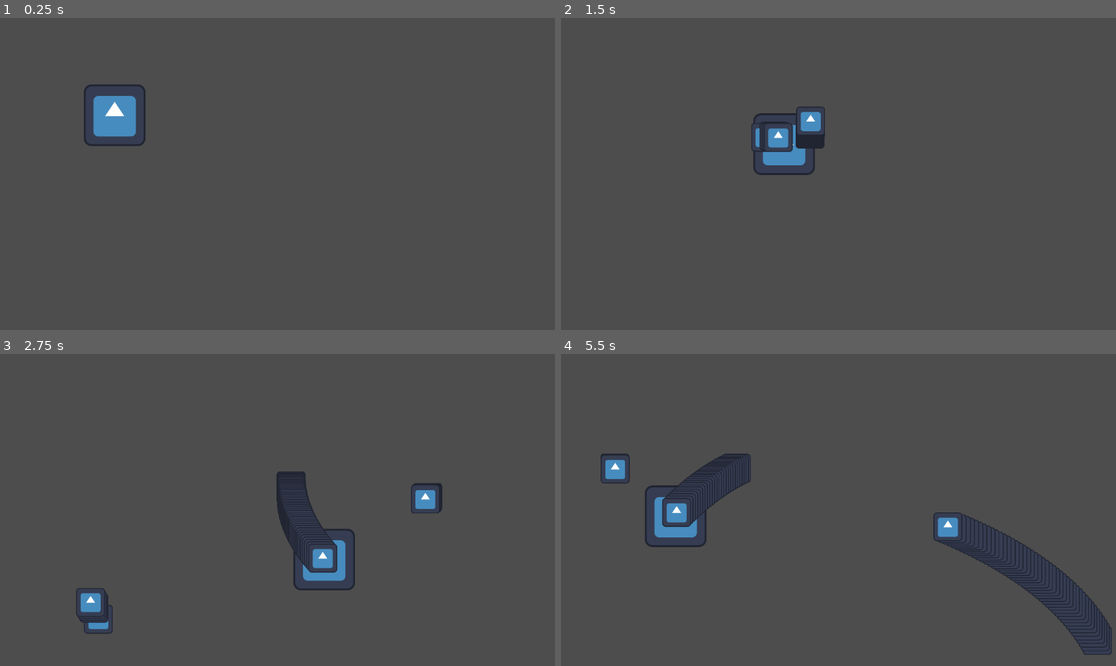
Above: before the commit, frames 1-4 (two rows, left to right).
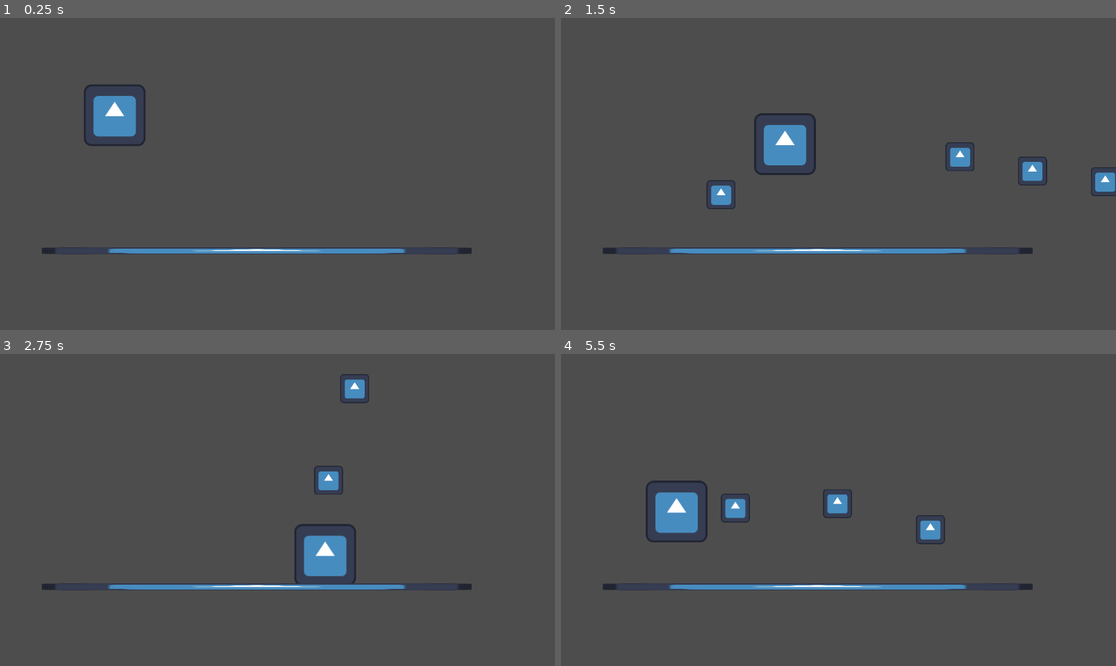
Above: after the commit, the same moments.

Repository: joseph-tighe/ricochet
Game: Godot game, scene res://node_2d.tscn
Same seed, same stepped clock (60 frames per second), same inputs: the game is played once before the commit and once after it. The engine's default icon, where the game draws it, is replaced by a stand-in: a white triangle on a blue panel in a dark square.
Inputs (mouse positions are in pixels of both pictures, inside the frame that each line leads up to):
- Up to frame 1 (0.25 s): no input
- Up to frame 2 (1.5 s): tap Enter at 0.5 s; move the mouse to (960, 158) at 0.52 s; hold D 0.53-1.28 s; hold Space (shoot) 0.53-1.28 s; move the mouse to (727, 189) at 1.27 s; hold S from 1.28 s (still down); tap Space (shoot) at 1.35 s
- Up to frame 3 (2.75 s): move the mouse to (333, 441) at 2.02 s; release S at 2.03 s; hold D from 2.03 s (still down); hold Space (shoot) from 2.03 s (still down)
- Up to frame 4 (5.5 s): move the mouse to (810, 572) at 2.77 s; release D at 2.78 s; release Space (shoot) at 2.78 s; hold W 2.78-3.53 s; tap Space (shoot) at 2.85, 4.35 s; move the mouse to (1005, 556) at 3.52 s; hold Space (shoot) 3.53-4.28 s; hold A 3.53-5.03 s; move the mouse to (672, 463) at 4.27 s; move the mouse to (866, 510) at 5.02 s; hold S from 5.03 s (still down); hold Space (shoot) from 5.03 s (still down)

The runs differ from the first frame. In frame 1, 1.2% of the frame differs, in the area x 7-85%, y 73-76%; in frame 2, 3.5%; in frame 3, 4.6%; in frame 4, 6.5%, in the area x 7-100%, y 31-97%.

Commit message:
bullets very bouncy

Diff:
--- a/area_2d.gd
+++ /dev/null
@@ -1,8 +0,0 @@
-# Bullet.gd — attached to the bullet scene's root
-extends Area2D
-
-@export var speed := 300.0
-@export var direction := Vector2.RIGHT
-
-func _physics_process(delta: float) -> void:
-	global_position += direction * speed * delta
--- a/bullet.gd
+++ b/bullet.gd
@@ -1,4 +1,5 @@
 extends Node2D
+var direction := Vector2.RIGHT
 
 # Called when the node enters the scene tree for the first time.
 func _ready() -> void:
--- a/bullet.tscn
+++ b/bullet.tscn
@@ -1,23 +1,23 @@
 [gd_scene load_steps=5 format=3]
 
 [ext_resource type="Script" path="res://bullet.gd" id="1_v8qja"]
-[ext_resource type="Script" path="res://area_2d.gd" id="2_2b2rl"]
+[ext_resource type="Script" path="res://test.gd" id="2_2b2rl"]
 [ext_resource type="Texture2D" path="res://icon.svg" id="2_t4vbm"]
 
 [sub_resource type="RectangleShape2D" id="RectangleShape2D_2b2rl"]
 size = Vector2(54, 50)
 
-[node name="@Node2D@1247" type="Node2D"]
+[node name="@Node2D@85" type="Node2D"]
 script = ExtResource("1_v8qja")
 
-[node name="bulletphys" type="Area2D" parent="."]
+[node name="CharacterBody2D" type="CharacterBody2D" parent="."]
 script = ExtResource("2_2b2rl")
 
-[node name="CollisionShape2D" type="CollisionShape2D" parent="bulletphys"]
+[node name="CollisionShape2D" type="CollisionShape2D" parent="CharacterBody2D"]
 position = Vector2(3, -5)
 shape = SubResource("RectangleShape2D_2b2rl")
 
-[node name="Sprite2D" type="Sprite2D" parent="bulletphys"]
+[node name="Sprite2D" type="Sprite2D" parent="CharacterBody2D"]
 position = Vector2(2, -3)
 scale = Vector2(0.46875, 0.46875)
 texture = ExtResource("2_t4vbm")
--- a/character_body_2d.gd
+++ b/character_body_2d.gd
@@ -2,7 +2,11 @@
 @export var Bullet : PackedScene
 
 const SPEED = 300.0
+@onready var cooldown_timer: Timer = $CooldownTimer
+var can_shoot := true
 
+func _ready() -> void:
+	cooldown_timer.timeout.connect(_on_cooldown_timer_timeout)
 
 func _physics_process(delta: float) -> void:
 	var direction = Vector2.ZERO
@@ -15,14 +19,21 @@
 		direction.x -= 1
 	if Input.is_key_pressed(KEY_D) or Input.is_key_pressed(KEY_RIGHT):
 		direction.x += 1
-	if Input.is_action_pressed("shoot"):
+	if Input.is_action_pressed("shoot") and can_shoot:
+		can_shoot = false
+		cooldown_timer.start(0.2) # Cooldown in seconds
 		shoot()
 
 	velocity = direction.normalized() * SPEED
 	move_and_slide()
+
+func _on_cooldown_timer_timeout() -> void:
+	can_shoot = true
 
 func shoot():
 	var bullet = Bullet.instantiate()
 	get_tree().current_scene.add_child(bullet)
 	bullet.get_child(0).direction = (get_global_mouse_position()-$Marker2D.global_position).normalized()
 	bullet.global_transform = $Marker2D.global_transform
+	bullet.global_position = $Marker2D.global_position \
+		+ 120.0 * (get_global_mouse_position() - $Marker2D.global_position).normalized()
--- a/node_2d.tscn
+++ b/node_2d.tscn
@@ -7,9 +7,12 @@
 [sub_resource type="RectangleShape2D" id="RectangleShape2D_y32ns"]
 size = Vector2(112, 115)
 
+[sub_resource type="RectangleShape2D" id="RectangleShape2D_epypp"]
+size = Vector2(895, 20)
+
 [node name="Scene" type="Node2D"]
 
-[node name="CharacterBody2D" type="CharacterBody2D" parent="."]
+[node name="CharacterBody2D" type="CharacterBody2D" parent="." groups=["player"]]
 position = Vector2(238, 202)
 script = ExtResource("1_wtcfe")
 Bullet = ExtResource("2_epypp")
@@ -21,3 +24,16 @@
 texture = ExtResource("2_0e48y")
 
 [node name="Marker2D" type="Marker2D" parent="CharacterBody2D"]
+
+[node name="CooldownTimer" type="Timer" parent="CharacterBody2D"]
+
+[node name="CharacterBody2D2" type="CharacterBody2D" parent="."]
+
+[node name="CollisionShape2D" type="CollisionShape2D" parent="CharacterBody2D2"]
+position = Vector2(532.5, 485)
+shape = SubResource("RectangleShape2D_epypp")
+
+[node name="Sprite2D" type="Sprite2D" parent="CharacterBody2D2"]
+position = Vector2(533, 483.5)
+scale = Vector2(6.96875, 0.117188)
+texture = ExtResource("2_0e48y")
--- /dev/null
+++ b/test.gd
@@ -0,0 +1,16 @@
+# Bullet.gd — attached to the bullet scene's root
+extends CharacterBody2D
+
+@export var speed := 1000.0
+@export var direction := Vector2.RIGHT
+
+func _physics_process(delta: float) -> void:
+	var collision = move_and_collide(direction * speed * delta)
+	if collision:
+		var collider = collision.get_collider()
+
+		if collider.is_in_group("player"):
+			queue_free()
+		elif collider.is_in_group("enemy"):
+			print("Hit enemy")
+		direction = direction.bounce(collision.get_normal()).normalized()
Not shown, removed: area_2d.gd.uid
Not shown: 1 places in node_2d.tscn that only renumber resources
Not shown, added: test.gd.uid
